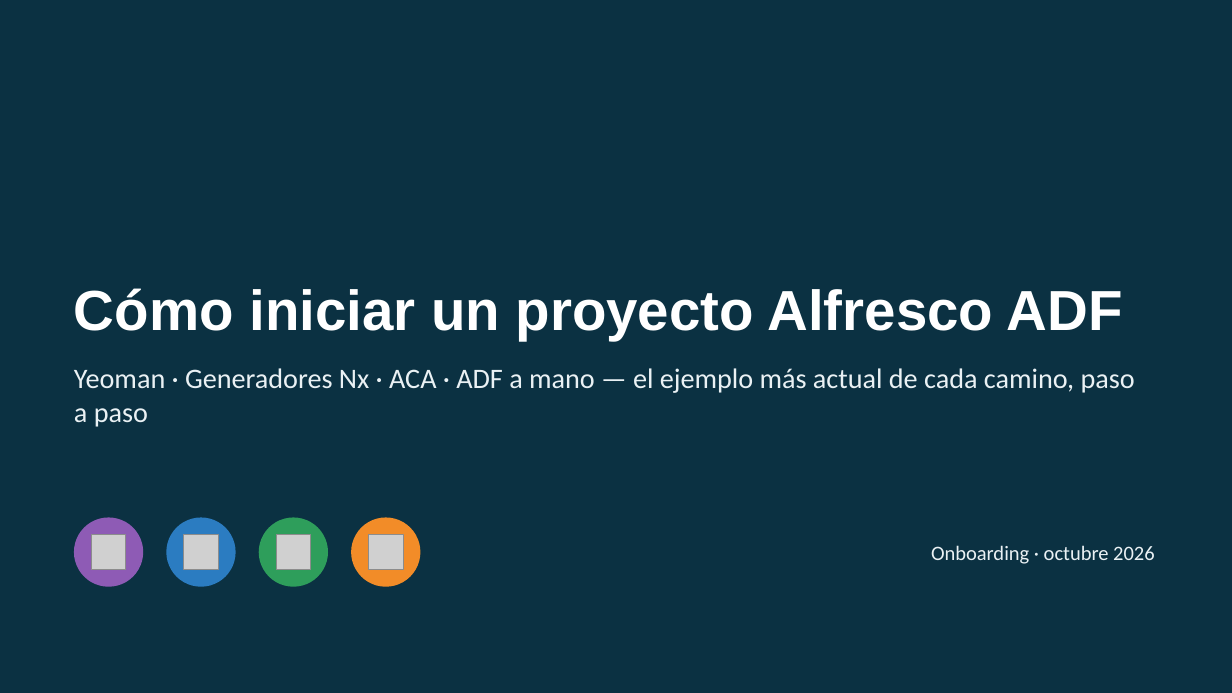
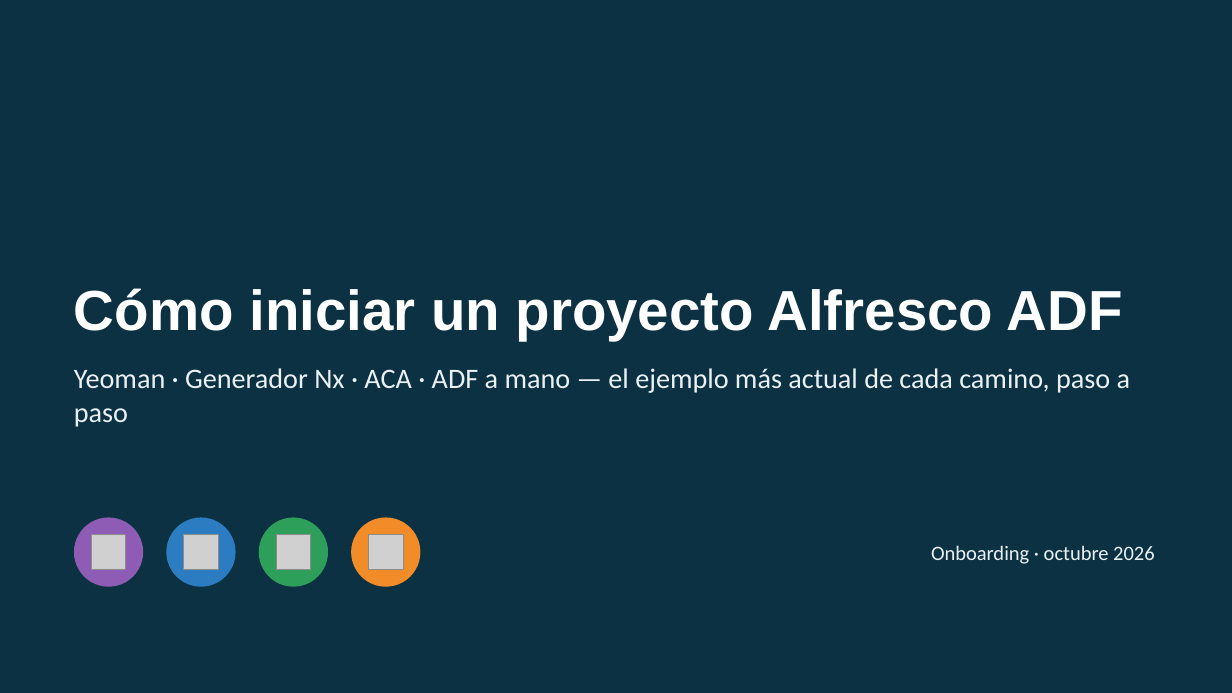
Before and after one commit to renzoqamao/alfresco-adf-onboarding, a slide deck: slide 1 of docs/onboarding-adf.pptx. Drawn at 1232x693 pixels with LibreOffice and Linux fonts; fonts in the diff are those of the drawing; grey boxes stand for pictures. Boxes give left, top, right and bottom in pixels: in the first picture for what was removed or moved away, otherwise in the second. Text is boxed around its words. In the diff, an @@ line names an element or a change of style, - is before the commit and + after.

```diff
--- a/docs/onboarding-adf.pptx
+++ b/docs/onboarding-adf.pptx
@@ text at (74,368,1131,427): text changed @@
-Yeoman · Generadores Nx · ACA · ADF a mano — el ejemplo más actual de cada camino, paso a paso
+Yeoman · Generador Nx · ACA · ADF a mano — el ejemplo más actual de cada camino, paso a paso
```
Also in this commit, not shown: 11 other slides changed, 3 slides added, 2 slides removed, 4 other files.
